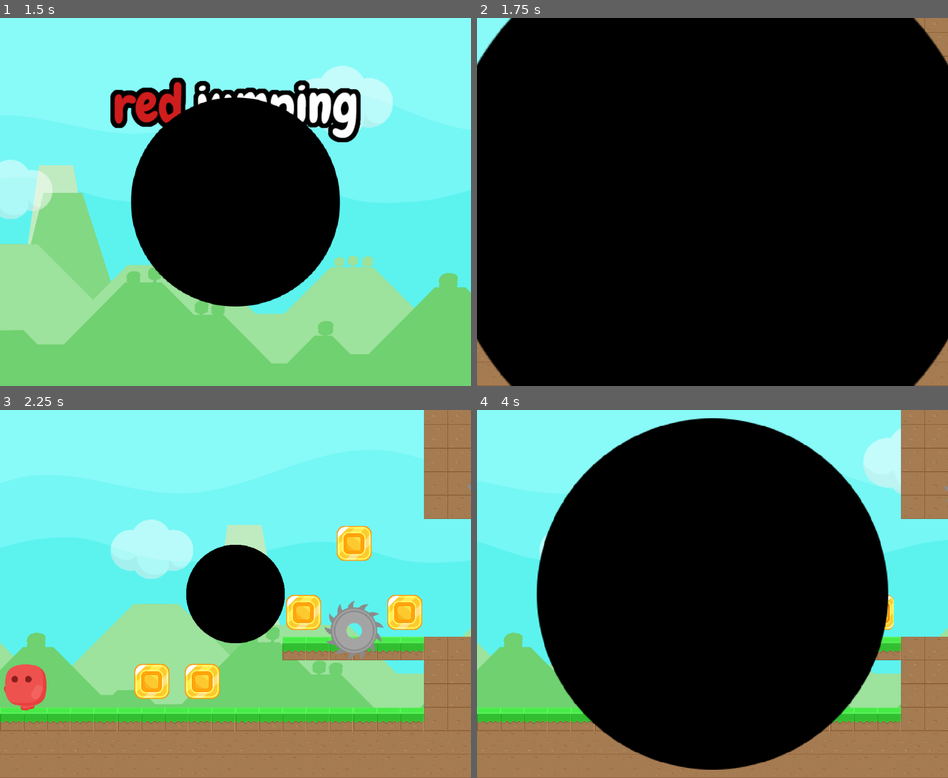
Above: before the commit, frames 1-4 (two rows, left to right).
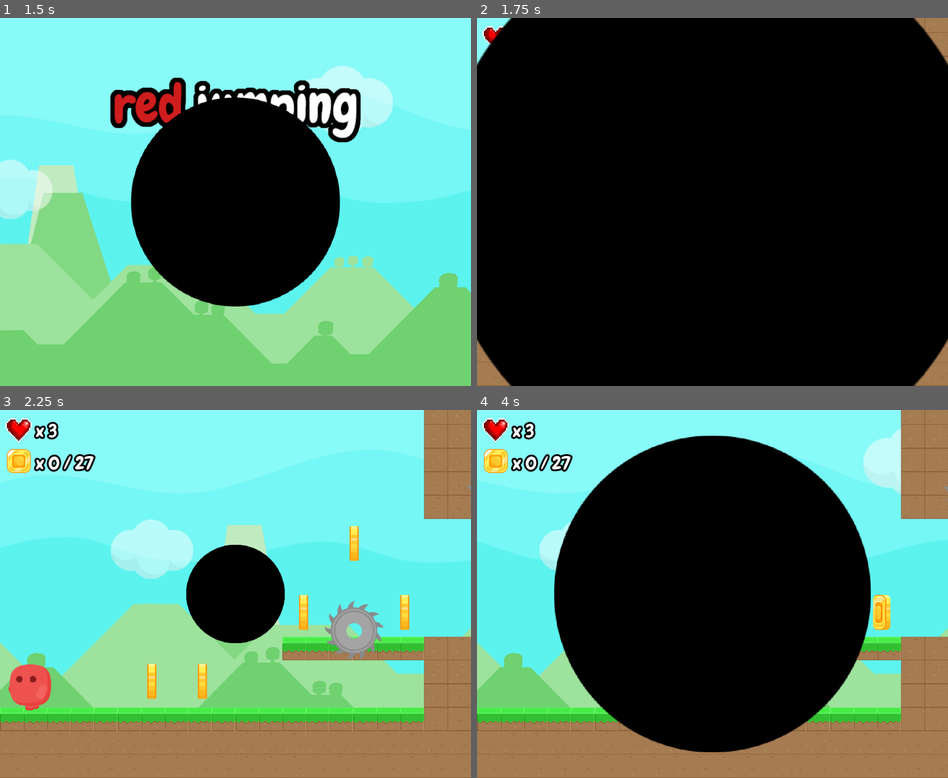
Above: after the commit, the same moments.

Repository: DavidRoberto02/Red-Jumping
Game: Godot game, scene res://recursos/niveles/MenuPrincipal.tscn
Two runs of this game, one before a commit and one after it. Both use one fixed random seed, a clock stepped at 60 frames per second and the inputs below. The project has no main scene, so this scene is started directly.
Inputs:
- Up to frame 1 (1.5 s): click "Iniciar" at 0.5 s; click "Iniciar" at 1.25 s
- Up to frame 2 (1.75 s): no input
- Up to frame 3 (2.25 s): hold A (tecla_a) from 2.03 s (still down)
- Up to frame 4 (4 s): release A (tecla_a) at 2.78 s; tap D (tecla_d) at 2.85 s; tap W (tecla_w) at 3.6 s

Frame 1 is identical in both runs. In frame 2, 0.1% of the frame differs, in the area x 1-6%, y 2-8%; in frame 3, 7.7%; in frame 4, 13%, in the area x 0-90%, y 2-98%.

Commit message:
[NUEVO]: Cambio de música de fondo y de los volumen de los objetos.

Diff:
--- a/recursos/backgrounds/background_01.tscn
+++ b/recursos/backgrounds/background_01.tscn
@@ -52,6 +52,7 @@
 
 [node name="terreno1" type="ParallaxLayer" parent="."]
 motion_scale = Vector2( 0.5, 1 )
+motion_offset = Vector2( 0, 44 )
 motion_mirroring = Vector2( 1152, 0 )
 
 [node name="Sprite" type="Sprite" parent="terreno1"]
--- a/recursos/bienes/moneda.tscn
+++ b/recursos/bienes/moneda.tscn
@@ -36,7 +36,7 @@
 [node name="AnimatedSprite" type="AnimatedSprite" parent="."]
 scale = Vector2( 0.6, 0.6 )
 frames = SubResource( 1 )
-frame = 3
+frame = 11
 speed_scale = 4.0
 playing = true
 
@@ -47,5 +47,6 @@
 
 [node name="fx_moneda" type="AudioStreamPlayer" parent="."]
 stream = ExtResource( 17 )
+volume_db = 6.0
 
 [node name="Tween" type="Tween" parent="."]
--- a/recursos/enemigos/Mace.tscn
+++ b/recursos/enemigos/Mace.tscn
@@ -42,3 +42,4 @@
 
 [node name="fx_aterrizar" type="AudioStreamPlayer" parent="."]
 stream = ExtResource( 3 )
+volume_db = 18.0
--- a/recursos/enemigos/Sierra.tscn
+++ b/recursos/enemigos/Sierra.tscn
@@ -20,7 +20,6 @@
 
 [node name="AudioStreamPlayer2D" type="AudioStreamPlayer2D" parent="."]
 stream = ExtResource( 3 )
-volume_db = -16.0
+volume_db = 2.0
 autoplay = true
 max_distance = 360.0
-attenuation = 1.0
--- a/recursos/enemigos/bolaConEspinas.tscn
+++ b/recursos/enemigos/bolaConEspinas.tscn
@@ -63,4 +63,5 @@
 
 [node name="fx_cadenas" type="AudioStreamPlayer2D" parent="."]
 stream = ExtResource( 6 )
+volume_db = 10.0
 max_distance = 600.0
--- a/recursos/environment/puerta.tscn
+++ b/recursos/environment/puerta.tscn
@@ -22,3 +22,4 @@
 
 [node name="fx_puerta_abriendose" type="AudioStreamPlayer" parent="."]
 stream = ExtResource( 3 )
+volume_db = 10.0
--- a/recursos/escenas/player/player.gd
+++ b/recursos/escenas/player/player.gd
@@ -86,15 +86,15 @@
 func lastimar():
 	if herible && !muerto:
 		herible = false
-		#$Area2D.monitoring = false
+		$Area2D.monitoring = false
 		vidas = vidas - 1
+		if Global.UI_player:
+			Global.UI_player.refrescarUI()
 		if vidas > 0:
 			$AnimationPlayer.play("herido")
 			$fx_herido.play()
 		else:
 			morir()
-
-	#Global.UI_player.refrescarUI()
 
 func morir():
 	muerto = true
--- a/recursos/niveles/Nivel1.tscn
+++ b/recursos/niveles/Nivel1.tscn
@@ -6,12 +6,12 @@
 [ext_resource path="res://recursos/enemigos/Sierra.tscn" type="PackedScene" id=4]
 [ext_resource path="res://recursos/enemigos/Mace.tscn" type="PackedScene" id=5]
 [ext_resource path="res://recursos/bienes/moneda.tscn" type="PackedScene" id=6]
-[ext_resource path="res://recursos/musica/musica_de_fondo.ogg" type="AudioStream" id=7]
 [ext_resource path="res://recursos/enemigos/bolaConEspinas.tscn" type="PackedScene" id=8]
 [ext_resource path="res://recursos/ui/fade.tscn" type="PackedScene" id=9]
 [ext_resource path="res://recursos/enemigos/espina.tscn" type="PackedScene" id=10]
 [ext_resource path="res://recursos/environment/puerta.tscn" type="PackedScene" id=11]
 [ext_resource path="res://recursos/scripts/environment/Nivel.gd" type="Script" id=12]
+[ext_resource path="res://recursos/ui/UI_player.tscn" type="PackedScene" id=13]
 
 [sub_resource type="Curve2D" id=1]
 _data = {
@@ -20,7 +20,7 @@
 
 [node name="Node" type="Node"]
 script = ExtResource( 12 )
-monedasParaAbrir = 2
+monedasParaAbrir = 27
 sigNivel = "res://recursos/niveles/MenuPrincipal.tscn"
 
 [node name="ParallaxBackground" parent="." instance=ExtResource( 3 )]
@@ -103,7 +103,7 @@
 position = Vector2( 7310, 710 )
 
 [node name="moneda26" parent="monedas" instance=ExtResource( 6 )]
-position = Vector2( 7520, 610 )
+position = Vector2( 7460, 610 )
 
 [node name="moneda27" parent="monedas" instance=ExtResource( 6 )]
 position = Vector2( 7550, 610 )
@@ -290,11 +290,9 @@
 position = Vector2( 7680, 600 )
 
 [node name="player" parent="." instance=ExtResource( 1 )]
-position = Vector2( 100, 640 )
-
-[node name="AudioStreamPlayer" type="AudioStreamPlayer" parent="."]
-stream = ExtResource( 7 )
-volume_db = -25.0
+position = Vector2( 110, 640 )
+
+[node name="UI_player" parent="." instance=ExtResource( 13 )]
 
 [node name="CanvasLayer" type="CanvasLayer" parent="."]
 
--- a/recursos/scripts/Global.gd
+++ b/recursos/scripts/Global.gd
@@ -7,9 +7,13 @@
 var monedasActuales = 0
 var camara
 var puerta
+var musica_de_fondo
 
 func _ready():
-	pass
+	musica_de_fondo = AudioStreamPlayer.new()
+	add_child(musica_de_fondo)
+	musica_de_fondo.stream = load("res://recursos/musica/musica_de_fondo.ogg")
+	musica_de_fondo.play()
 
 func _process(delta):
 	pass
@@ -23,3 +27,5 @@
 	player.monedasActuales += nuevasMonedas
 	if puerta:
 		puerta.refrescarPuerta()
+		if Global.UI_player:
+			Global.UI_player.refrescarUI()
--- a/recursos/scripts/UI/UI_player.gd
+++ b/recursos/scripts/UI/UI_player.gd
@@ -1,15 +1,19 @@
 extends CanvasLayer
-
-onready var corazonSize = $Control/VBoxContainer/corazones.rect_size.x
 
 func _ready():
 	Global.UI_player = self
-	refrescarUI()
 
 func _process(delta):
 	pass
 
 func refrescarUI():
+	var corazones
+	var monedas
+
 	if Global.player:
-		var vidasPlayer = Global.player.vidas
-		$Container/corazones.rect_size.x = vidasPlayer * corazonSize
+		corazones = Global.player.vidas
+		monedas = Global.player.monedasActuales
+
+	if Global.nivel:
+		$corazones/Label.text = "x " + str(corazones)
+		$monedas/Label.text = "x " + str(monedas) + " / " + str(Global.nivel.monedasParaAbrir)
--- a/recursos/scripts/environment/Nivel.gd
+++ b/recursos/scripts/environment/Nivel.gd
@@ -5,3 +5,5 @@
 
 func _ready():
 	Global.nivel = self
+	if Global.UI_player:
+		Global.UI_player.refrescarUI()
--- a/recursos/ui/UI_player.tscn
+++ b/recursos/ui/UI_player.tscn
@@ -1,59 +1,47 @@
-[gd_scene load_steps=7 format=2]
+[gd_scene load_steps=6 format=2]
 
 [ext_resource path="res://recursos/img/ui/heart.png" type="Texture" id=1]
 [ext_resource path="res://recursos/scripts/UI/UI_player.gd" type="Script" id=2]
 [ext_resource path="res://recursos/img/bienes/moneda/image 1.png" type="Texture" id=3]
-[ext_resource path="res://recursos/fuentes/work_sans/WorkSans-ExtraBold.ttf" type="DynamicFontData" id=4]
+[ext_resource path="res://recursos/fuentes/Chewey/Chewy.ttf" type="DynamicFontData" id=4]
 
 [sub_resource type="DynamicFont" id=1]
-size = 30
+size = 40
+outline_size = 4
+outline_color = Color( 0, 0, 0, 1 )
 font_data = ExtResource( 4 )
-
-[sub_resource type="Theme" id=2]
-default_font = SubResource( 1 )
 
 [node name="UI_player" type="CanvasLayer"]
 script = ExtResource( 2 )
 
-[node name="Control" type="Control" parent="."]
-anchor_right = 1.0
-anchor_bottom = 1.0
+[node name="corazones" type="Node2D" parent="."]
+position = Vector2( -4, 0 )
 
-[node name="VBoxContainer" type="VBoxContainer" parent="Control"]
-anchor_right = 1.0
-anchor_bottom = 1.0
-size_flags_horizontal = 3
-size_flags_vertical = 3
-__meta__ = {
-"_edit_use_anchors_": true
-}
+[node name="Sprite" type="Sprite" parent="corazones"]
+position = Vector2( 45, 41 )
+scale = Vector2( 3, 3 )
+texture = ExtResource( 1 )
 
-[node name="corazones" type="TextureRect" parent="Control/VBoxContainer"]
-margin_right = 1024.0
-margin_bottom = 31.0
-rect_min_size = Vector2( 31, 31 )
-rect_scale = Vector2( 2.5, 2.5 )
-texture = ExtResource( 1 )
-expand = true
-stretch_mode = 2
-__meta__ = {
-"_edit_lock_": true
-}
+[node name="Label" type="Label" parent="corazones"]
+margin_left = 82.0
+margin_top = 19.0
+margin_right = 134.0
+margin_bottom = 72.0
+custom_fonts/font = SubResource( 1 )
+text = "x N"
 
-[node name="HBoxContainer" type="HBoxContainer" parent="Control/VBoxContainer"]
-margin_top = 35.0
-margin_right = 1024.0
-margin_bottom = 163.0
+[node name="monedas" type="Node2D" parent="."]
+position = Vector2( -4, 70 )
 
-[node name="TextureRect" type="TextureRect" parent="Control/VBoxContainer/HBoxContainer"]
-margin_right = 128.0
-margin_bottom = 128.0
+[node name="Sprite" type="Sprite" parent="monedas"]
+position = Vector2( 45, 41 )
+scale = Vector2( 0.4, 0.4 )
 texture = ExtResource( 3 )
 
-[node name="Label" type="Label" parent="Control/VBoxContainer/HBoxContainer"]
-margin_left = 132.0
-margin_top = 46.0
-margin_right = 180.0
-margin_bottom = 82.0
-theme = SubResource( 2 )
-text = "x15"
+[node name="Label" type="Label" parent="monedas"]
+margin_left = 82.0
+margin_top = 19.0
+margin_right = 134.0
+margin_bottom = 72.0
+custom_fonts/font = SubResource( 1 )
+text = "x N"
Binary file added: recursos/fuentes/Chewey/Chewy.ttf
Not shown, changed: recursos/musica/musica_de_fondo.ogg
